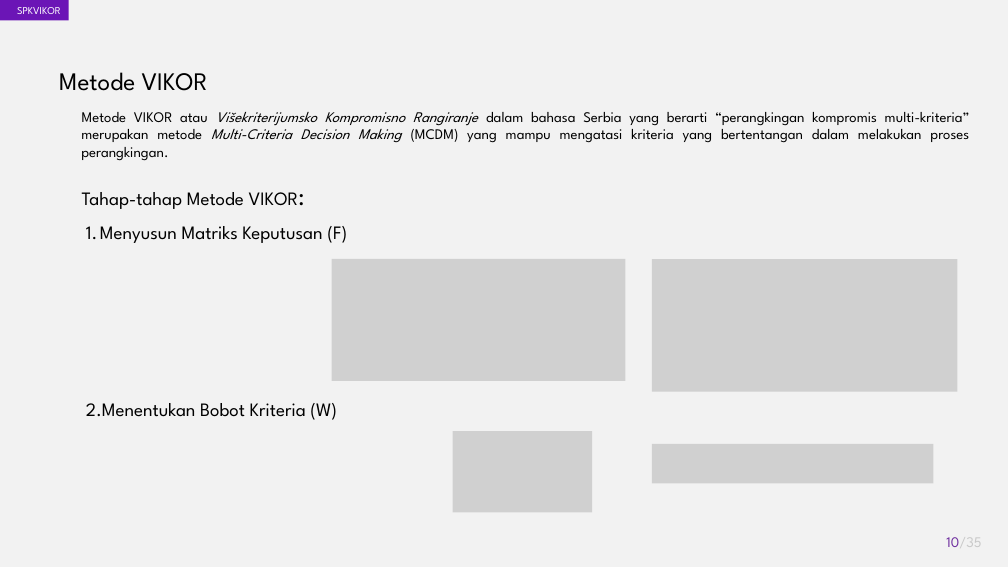
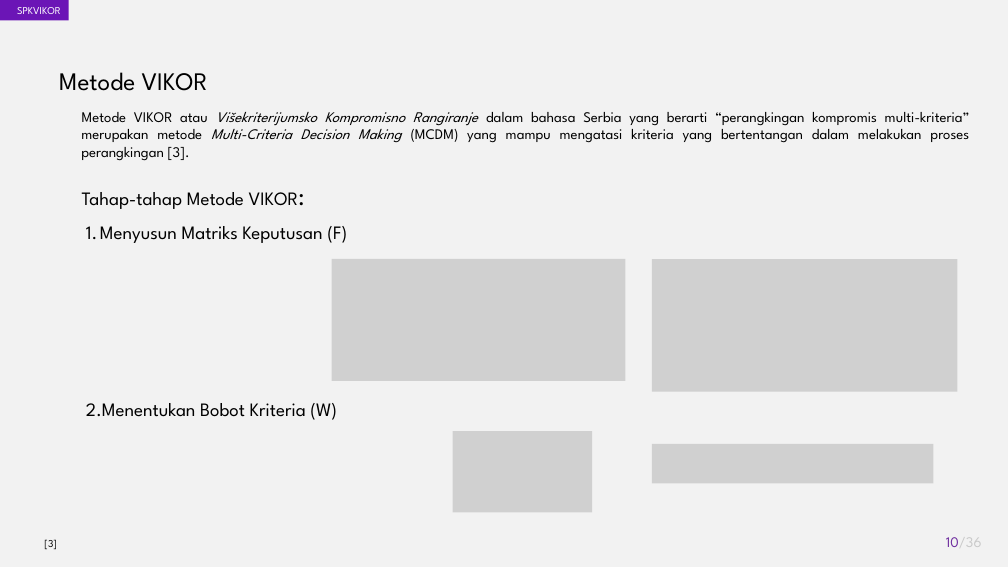
Before and after one commit to akhmadali7/TugasAkhir, a slide deck: slide 10 of PPT - TA - Akhmad Ali Sajidin.pptx. Drawn at 1008x567 pixels with LibreOffice and Linux fonts; fonts in the diff are those of the drawing; grey boxes stand for pictures. Boxes give left, top, right and bottom in pixels: in the first picture for what was removed or moved away, otherwise in the second. Text is boxed around its words. In the diff, an @@ line names an element or a change of style, - is before the commit and + after.

```diff
--- a/PPT - TA - Akhmad Ali Sajidin.pptx
+++ b/PPT - TA - Akhmad Ali Sajidin.pptx
@@ text at (x1=81, y1=112, x2=970, y2=161): text changed @@
-Metode VIKOR atau Višekriterijumsko Kompromisno Rangiranje dalam bahasa Serbia yang berarti “perangkingan kompromis multi-kriteria” merupakan metode Multi-Criteria Decision Making (MCDM) yang mampu mengatasi kriteria yang bertentangan dalam melakukan proses perangkingan.
+Metode VIKOR atau Višekriterijumsko Kompromisno Rangiranje dalam bahasa Serbia yang berarti “perangkingan kompromis multi-kriteria” merupakan metode Multi-Criteria Decision Making (MCDM) yang mampu mengatasi kriteria yang bertentangan dalam melakukan proses perangkingan [3].
@@ text added at (x1=44, y1=539, x2=56, y2=550), 10 pt, text #000000 @@
+[3]
@@ page number at (x1=946, y1=537, x2=982, y2=547): text changed @@
-10/35
+10/36
```
Also in this commit, not shown: 8 other slides changed, 1 slide added, 1 other file.
